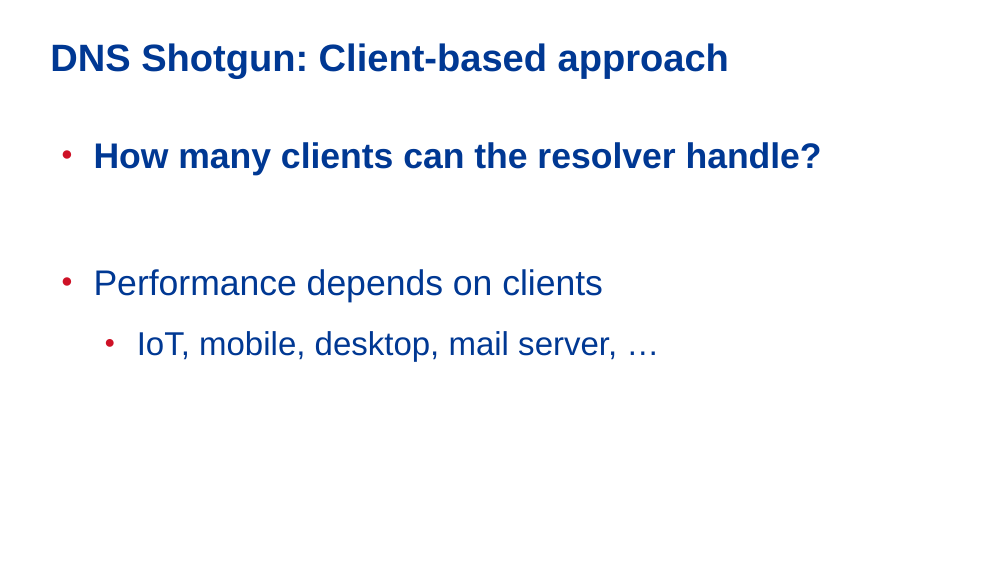
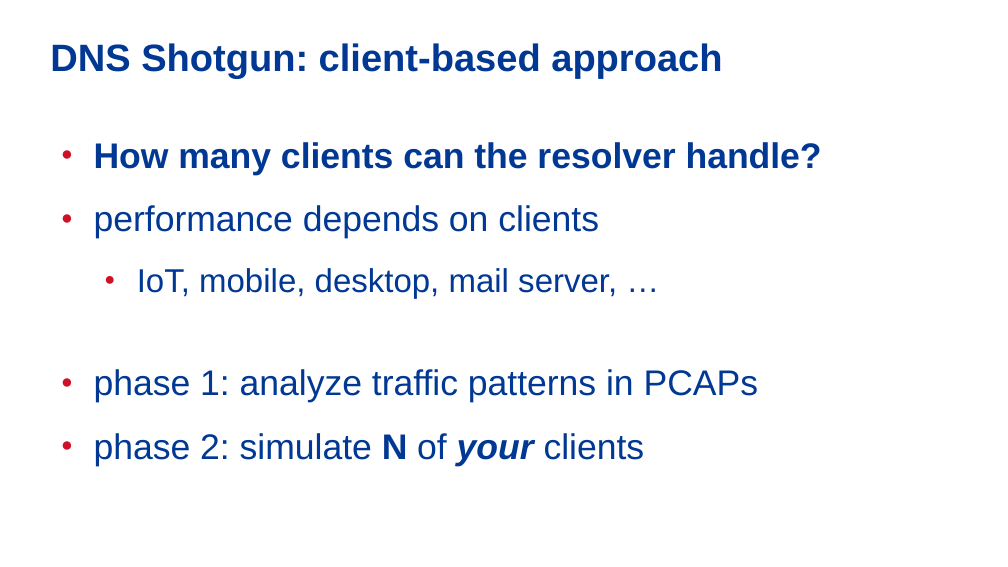
Before and after one commit to vcunat/nic-slides, a slide deck: slide 12 of 19-bench/benchmarking.odp. Drawn at 1008x567 pixels with LibreOffice and Linux fonts; fonts in the diff are those of the drawing; background and template pictures are left out. Boxes give left, top, right and bottom in pixels: in the first picture for what was removed or moved away, otherwise in the second. Text is boxed around its words. In the diff, an @@ line names an element or a change of style, - is before the commit and + after.

```diff
--- a/19-bench/benchmarking.odp
+++ b/19-bench/benchmarking.odp
@@ title at [50,43,722,79]: text changed @@
-DNS Shotgun: Client-based approach
+DNS Shotgun: client-based approach
@@ text at [94,205,599,238]: text changed @@
-● Performance depends on clients
+● performance depends on clients
@@ text at [94,369,758,466]: paragraphs added @@
+● phase 1: analyze traffic patterns in PCAPs
+● phase 2: simulate N of your clients
```
Also in this commit, not shown: 17 other slides changed, 1 slide removed.
